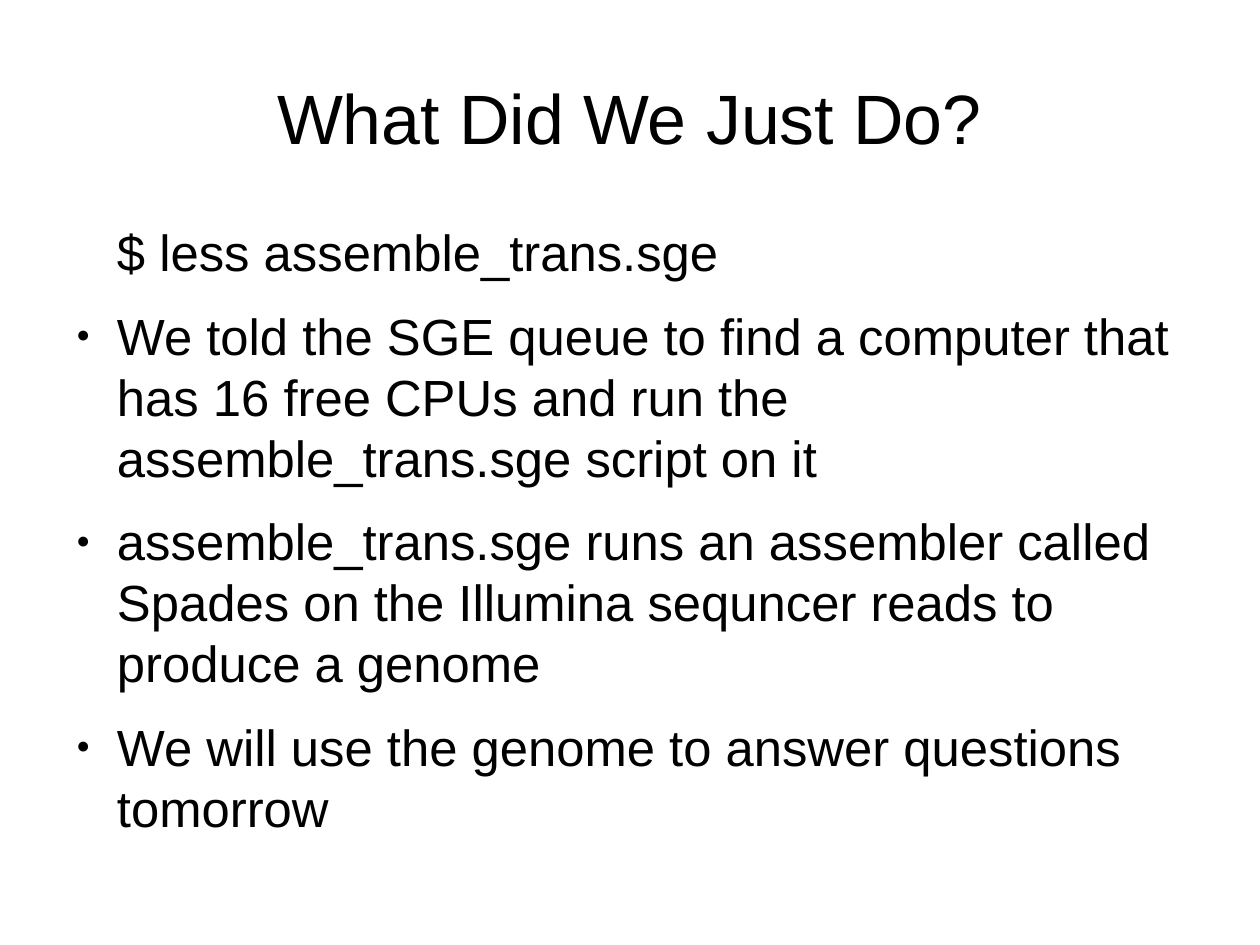
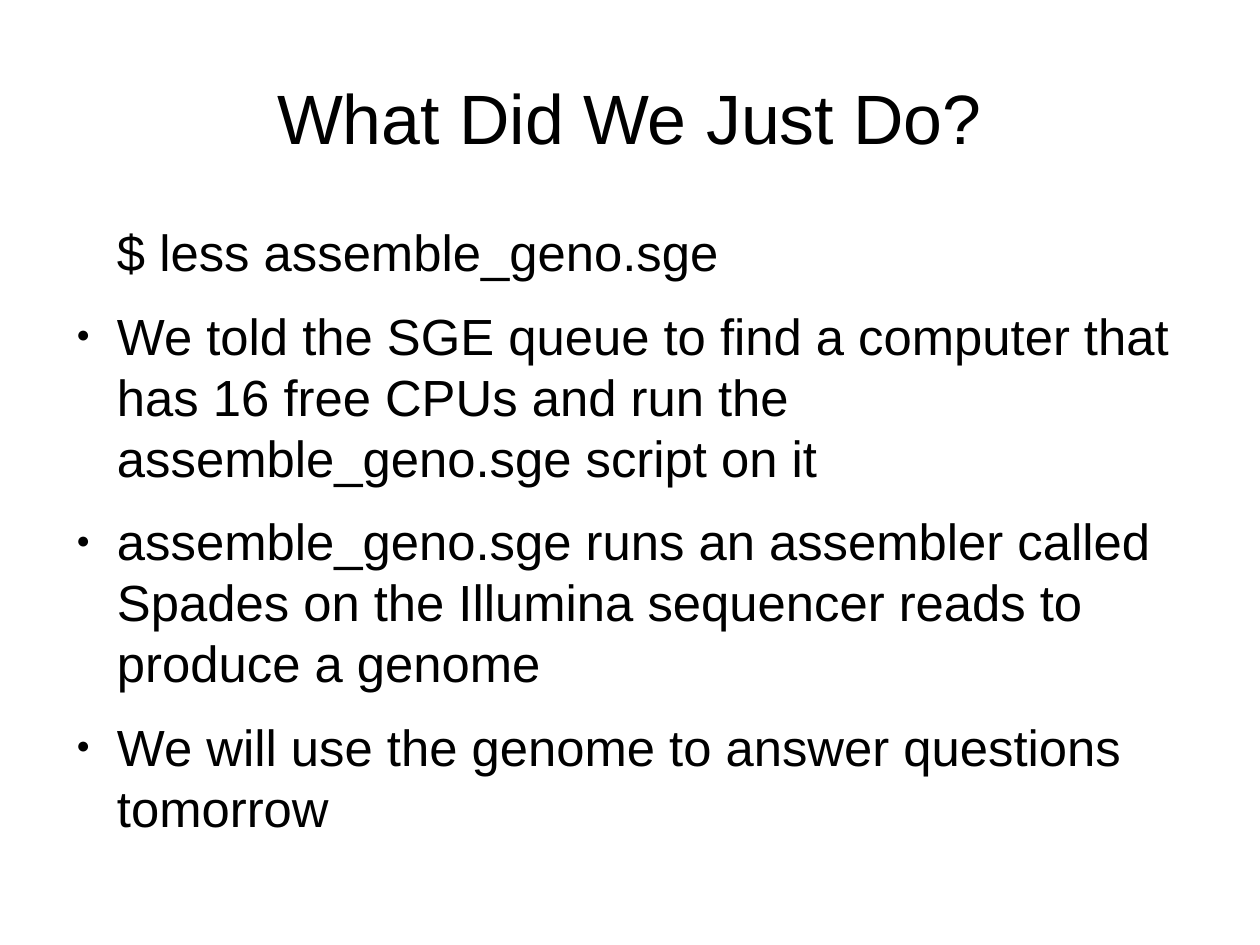
Before and after one commit to UNR-CFB/bch-709-intro-bioinformatics-2015f, a slide deck: slide 34 of day-1/doc/presentation.odp. Drawn at 1260x945 pixels with LibreOffice and Linux fonts; fonts in the diff are those of the drawing. Boxes give left, top, right and bottom in pixels: in the first picture for what was removed or moved away, otherwise in the second. Text is boxed around its words. In the diff, an @@ line names an element or a change of style, - is before the commit and + after.

Commit message:
finished presentation, added pdf version

```diff
--- a/day-1/doc/presentation.odp
+++ b/day-1/doc/presentation.odp
@@ text at (117,234,1169,693): text changed @@
-$ less assemble_trans.sge
-● We told the SGE queue to find a computer that has 16 free CPUs and run the assemble_trans.sge script on it
-● assemble_trans.sge runs an assembler called Spades on the Illumina sequncer reads to produce a genome
+$ less assemble_geno.sge
+● We told the SGE queue to find a computer that has 16 free CPUs and run the assemble_geno.sge script on it
+● assemble_geno.sge runs an assembler called Spades on the Illumina sequencer reads to produce a genome
```
Also in this commit, not shown: 15 other slides changed, 1 other file.
